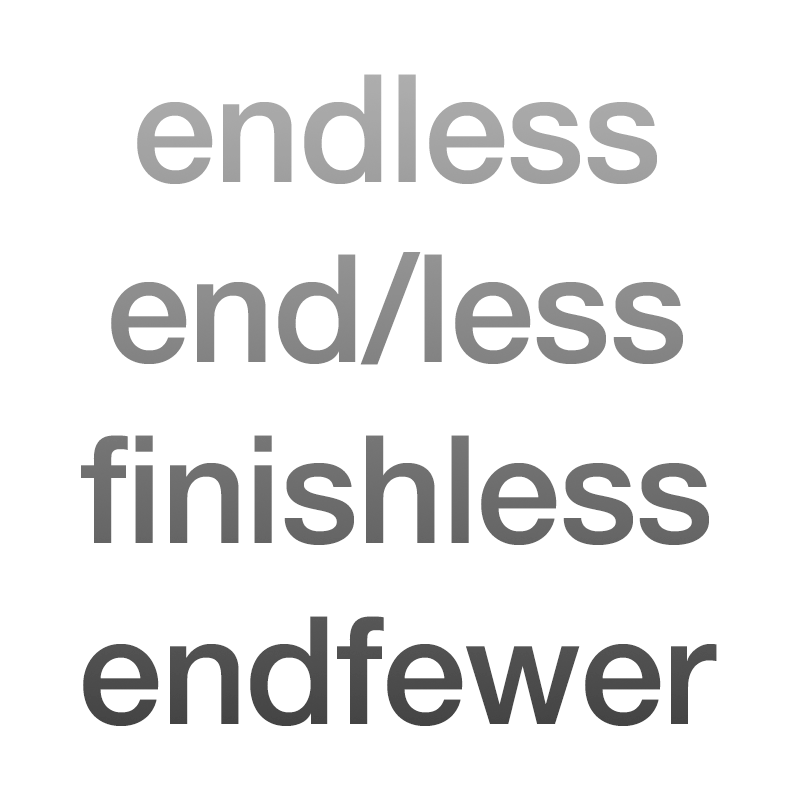
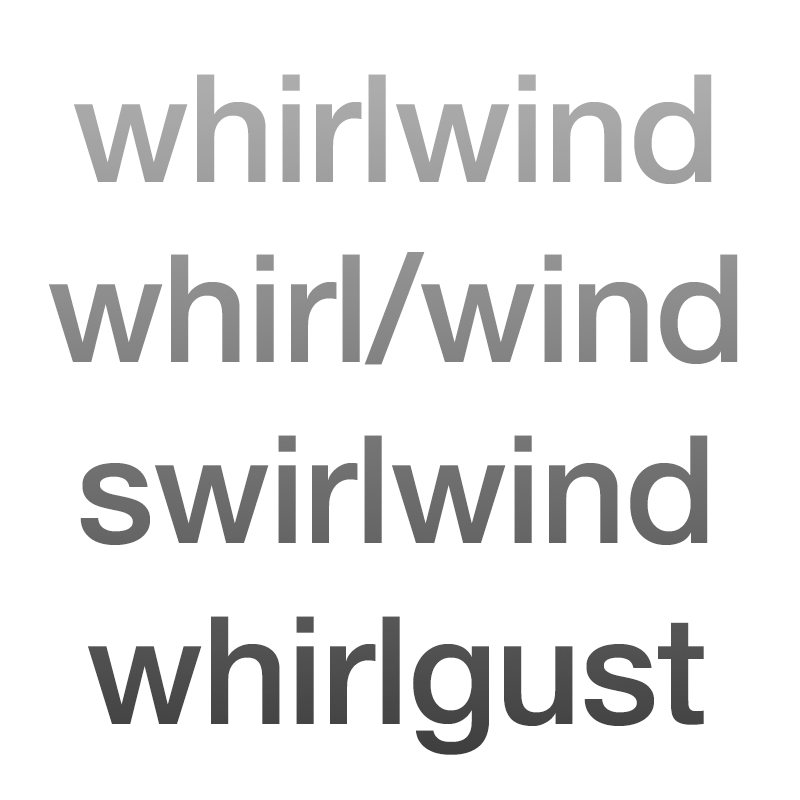
Layers edited between the first and the second 800 x 800 image:
renamed "endless end/less finishless endfewer" to "whirlwind whirl/wind swirlwind whirlgust", painted on it over [49, 74, 738, 755]
